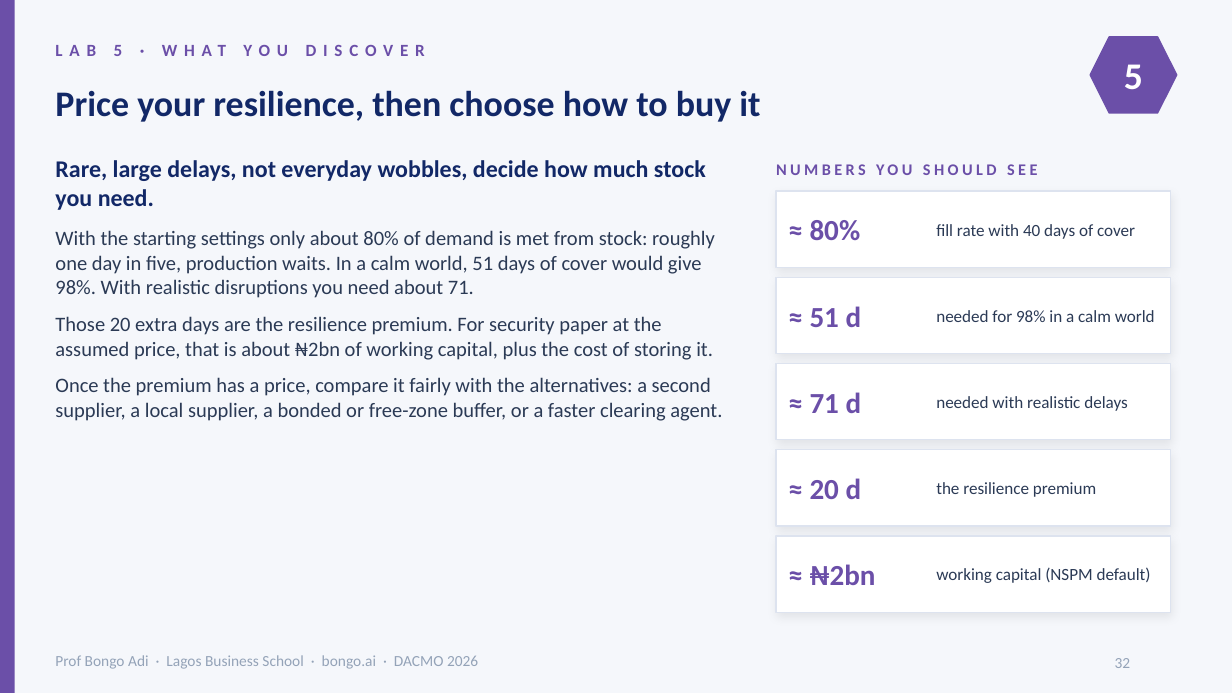
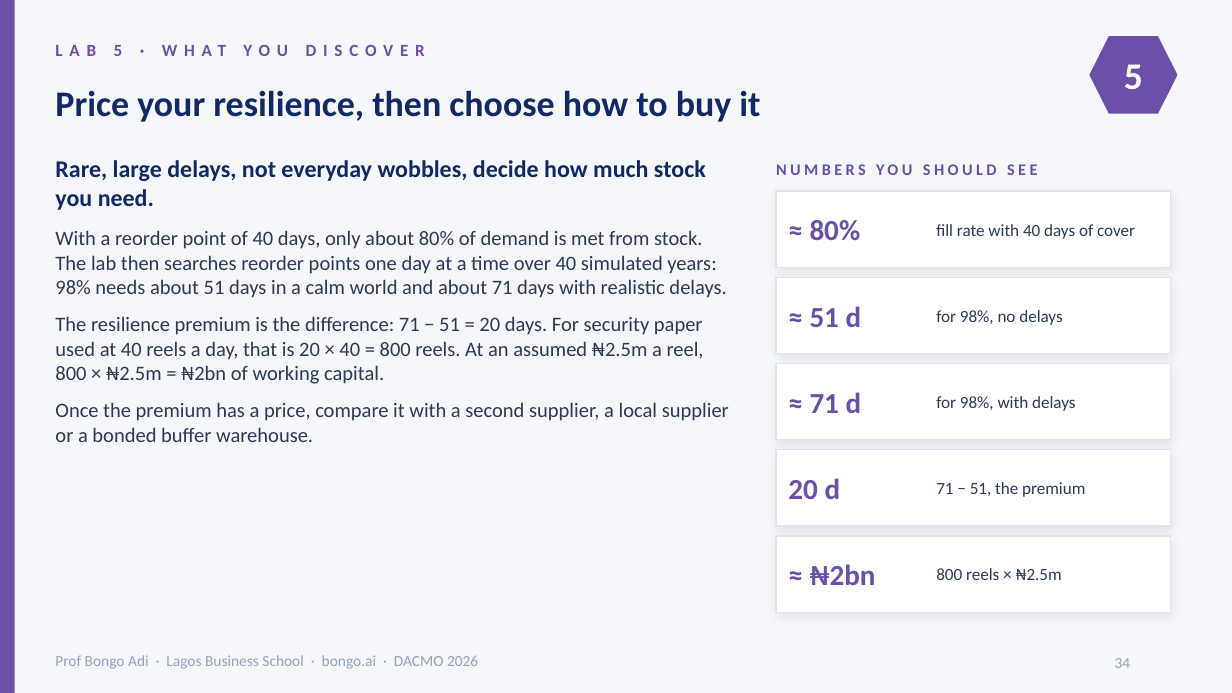
Before and after one commit to adibongo/dacmo-operations-analytics, a slide deck: slide 34 of downloads/DACMO-Participant-Slides.pptx (slide 32 before the commit). Drawn at 1232x693 pixels with LibreOffice and Linux fonts; fonts in the diff are those of the drawing; background and template pictures are left out. Boxes give left, top, right and bottom in pixels: in the first picture for what was removed or moved away, otherwise in the second. Text is boxed around its words. In the diff, an @@ line names an element or a change of style, - is before the commit and + after.

```diff
--- a/downloads/DACMO-Participant-Slides.pptx
+++ b/downloads/DACMO-Participant-Slides.pptx
@@ text at box(55, 230, 729, 442): text changed @@
-With the starting settings only about 80% of demand is met from stock: roughly one day in five, production waits. In a calm world, 51 days of cover would give 98%. With realistic disruptions you need about 71.
-Those 20 extra days are the resilience premium. For security paper at the assumed price, that is about ₦2bn of working capital, plus the cost of storing it.
-Once the premium has a price, compare it fairly with the alternatives: a second supplier, a local supplier, a bonded or free-zone buffer, or a faster clearing agent.
+With a reorder point of 40 days, only about 80% of demand is met from stock. The lab then searches reorder points one day at a time over 40 simulated years: 98% needs about 51 days in a calm world and about 71 days with realistic delays.
+The resilience premium is the difference: 71 − 51 = 20 days. For security paper used at 40 reels a day, that is 20 × 40 = 800 reels. At an assumed ₦2.5m a reel, 800 × ₦2.5m = ₦2bn of working capital.
+Once the premium has a price, compare it with a second supplier, a local supplier or a bonded buffer warehouse.
@@ text at box(936, 310, 1062, 325): text changed @@
-needed for 98% in a calm world
+for 98%, no delays
@@ text at box(936, 396, 1075, 411): text changed @@
-needed with realistic delays
+for 98%, with delays
@@ text at box(788, 478, 841, 499): text changed @@
-≈ 20 d
+20 d
@@ text at box(936, 482, 1085, 497): text changed @@
-the resilience premium
+71 − 51, the premium
@@ text at box(936, 568, 1062, 580): text changed @@
-working capital (NSPM default)
+800 reels × ₦2.5m
@@ page number at box(1115, 658, 1131, 668): text changed @@
-32
+34
```
Also in this commit, not shown: 21 other slides changed, 2 slides added, 7 other files.
